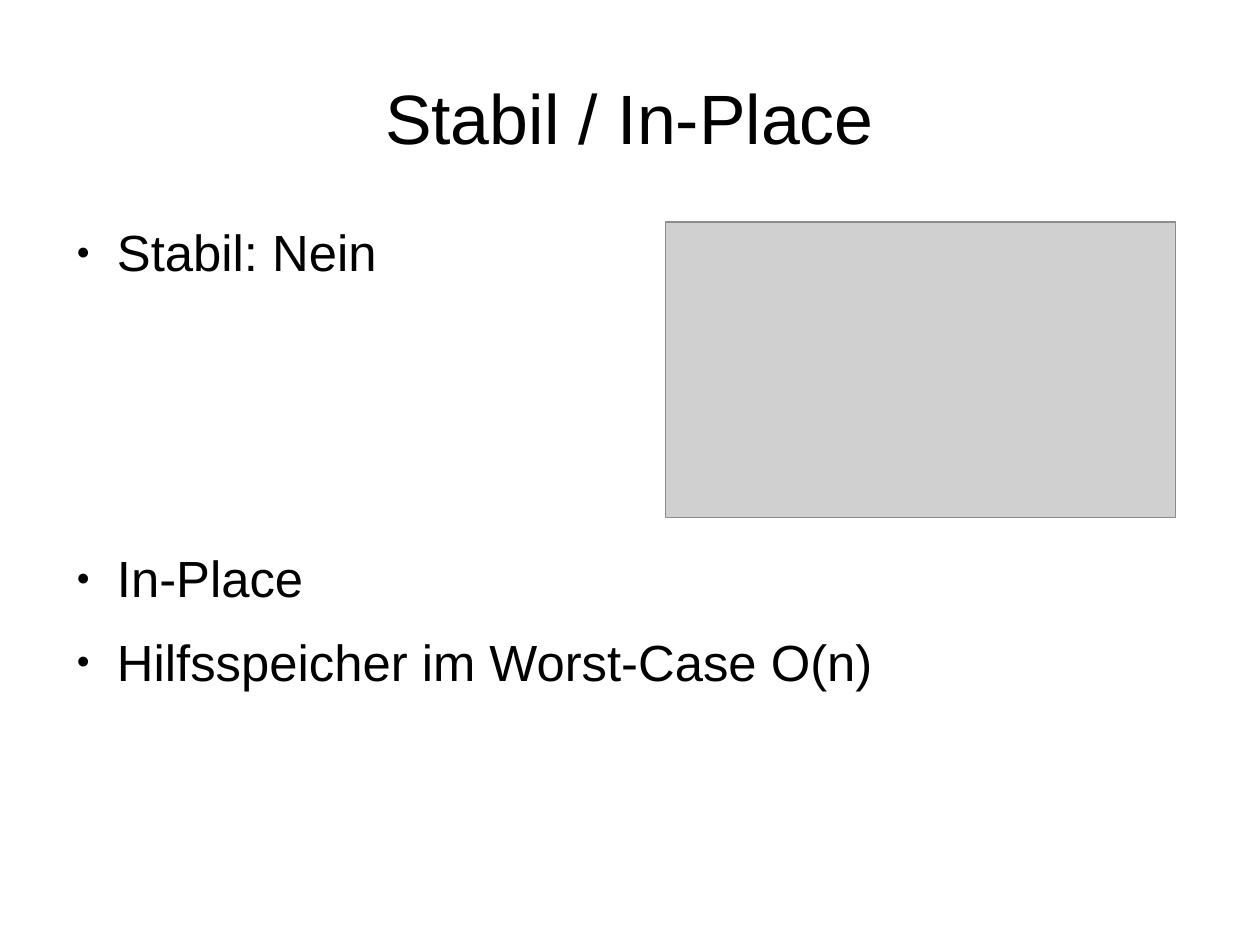
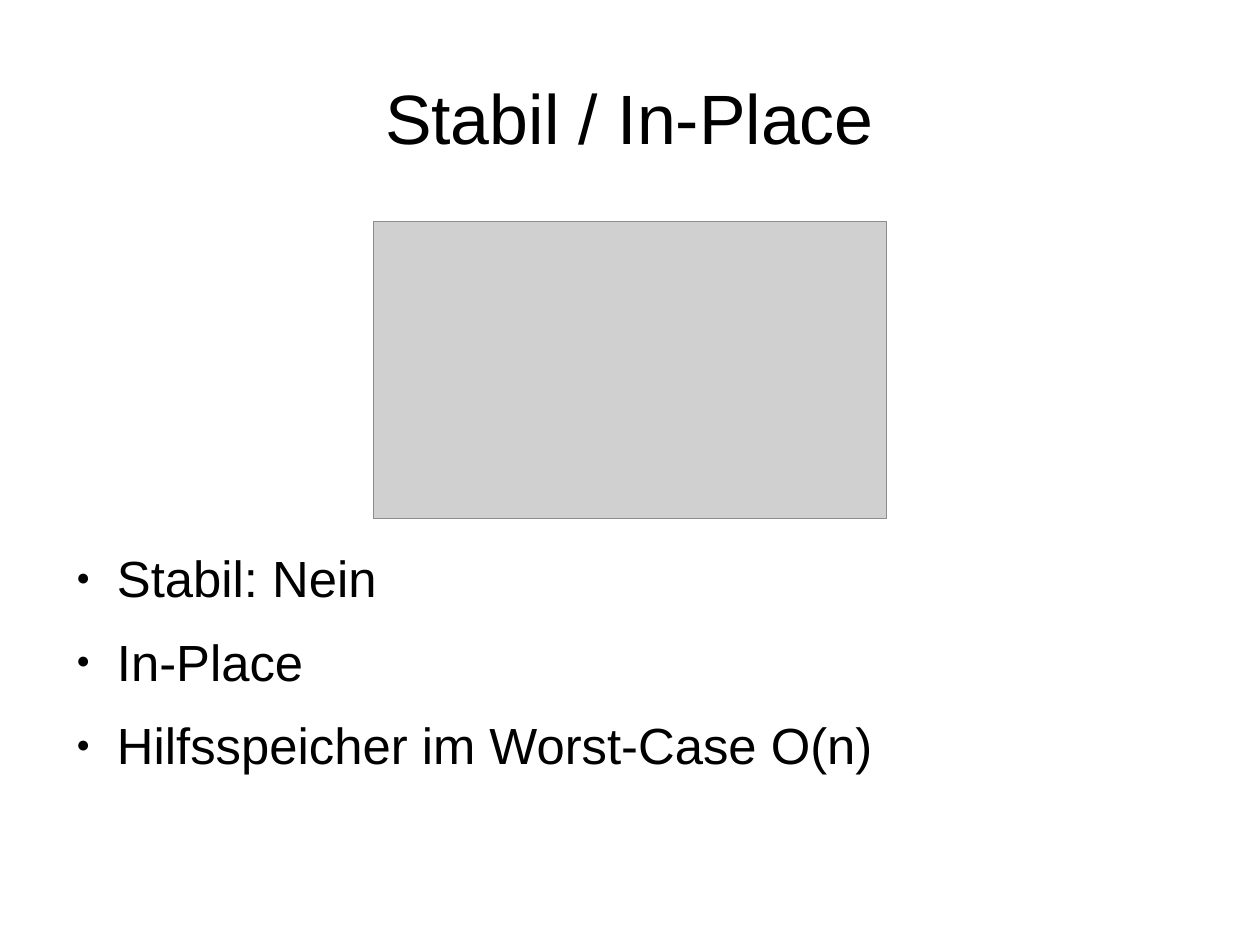
Before and after one commit to hdaTobias/WAI1, a slide deck: slide 6 of Unbenannt 1.odp. Drawn at 1260x945 pixels with LibreOffice and Linux fonts; fonts in the diff are those of the drawing; grey boxes stand for pictures. Boxes give left, top, right and bottom in pixels: in the first picture for what was removed or moved away, otherwise in the second. Text is boxed around its words. In the diff, an @@ line names an element or a change of style, - is before the commit and + after.

```diff
--- a/Unbenannt 1.odp
+++ b/Unbenannt 1.odp
@@ text removed at (x1=117, y1=234, x2=376, y2=272) @@
-● Stabil: Nein
@@ picture moved from (x1=667, y1=222, x2=1177, y2=518) to (x1=374, y1=221, x2=887, y2=518) @@
@@ text at (x1=117, y1=560, x2=376, y2=598): paragraph added @@
+● Stabil: Nein
```
Also in this commit, not shown: 5 other slides changed, 1 slide added, 2 slides removed, 2 other files.
